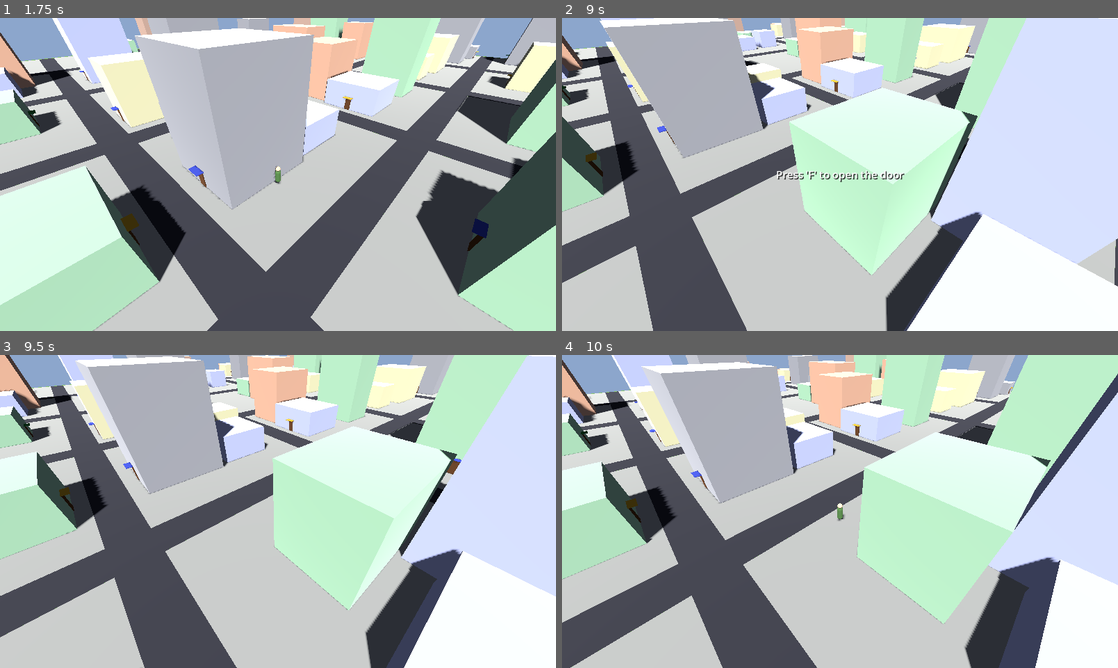
Above: before the commit, frames 1-4 (two rows, left to right).
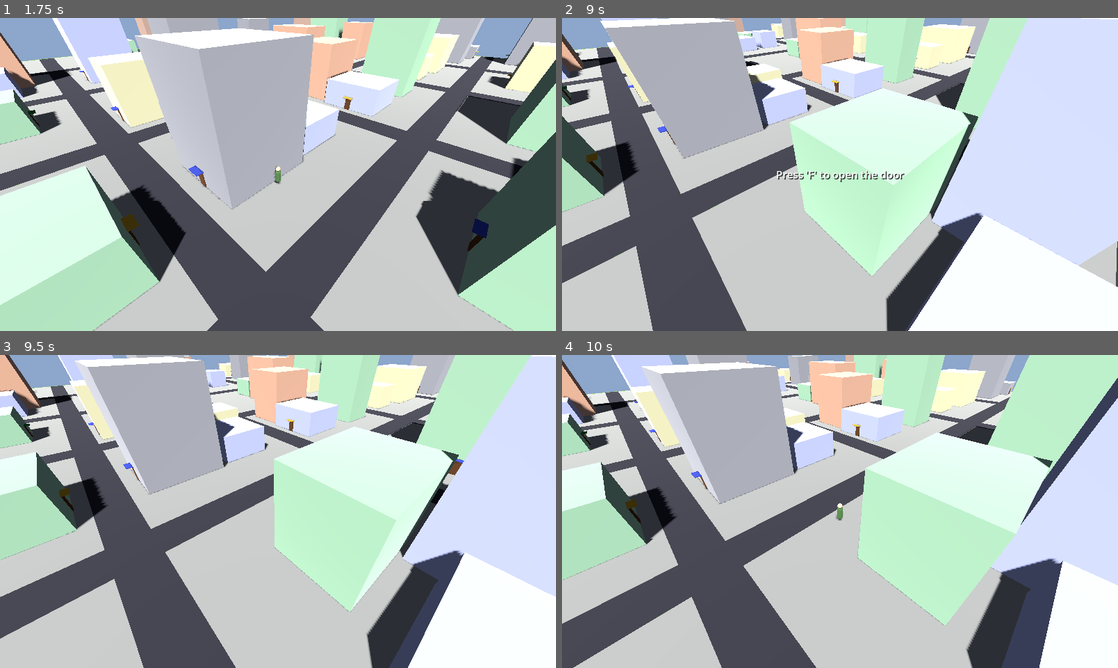
Above: after the commit, the same moments.

Repository: shaoqian2001/vibe-zombie
Game: Godot game, scene res://scenes/Main.tscn
Same seed, same stepped clock (60 frames per second), same inputs: the game is played once before the commit and once after it.
Inputs:
- Up to frame 1 (1.75 s): hold F (interact) 0.53-1.28 s; hold W (move_forward) from 0.53 s (still down); tap Shift (sprint) at 1.35 s
- Up to frame 2 (9 s): release W (move_forward) at 2.03 s; hold F (interact) 2.03-2.78 s; hold A (move_left) 2.03-3.53 s; tap Shift (sprint) every 1.5 s from 2.85 to 8.85 s; hold S (move_backward) 3.53-4.28 s; hold F (interact) 3.53-4.28 s; hold D (move_right) 4.28-5.03 s; hold W (move_forward) 5.03-5.78 s; hold F (interact) 5.03-5.78 s; hold D (move_right) 5.78-8.03 s; hold F (interact) 6.53-7.28 s; hold S (move_backward) 8.03-8.78 s; hold F (interact) 8.03-8.78 s; hold A (move_left) from 8.78 s (still down)
- Up to frame 3 (9.5 s): keep holding A (move_left)
- Up to frame 4 (10 s): release A (move_left) at 9.53 s; hold W (move_forward) from 9.53 s (still down); hold F (interact) from 9.53 s (still down)

Frame 1 is identical in both runs. In frame 2, 2.6% of the frame differs, in the area x 0-100%, y 0-100%; in frame 3, 2.6%; in frame 4, 2.7%.

Commit message:
fix: close door from inside + animated door swing
Bug fix: Closing the door from inside no longer kicks the player out.
The interior stays active, and the player can press F again to re-open
the door and leave. State model changed from _open_building (door must
be open) to _active_building (interior exists, door may be open or closed).

Door animation: Doors now swing open/closed with a 0.4s tween rotation
around a hinge pivot. The door mesh and a collision body are children of
a DoorPivot node positioned at the hinge edge. When the door swings open
(-90deg), the collision clears the doorway. When closed, it blocks it.

https://claude.ai/code/session_01DHWiNhD45CF2HdxzgtBsHD

Diff:
--- a/scripts/main.gd
+++ b/scripts/main.gd
@@ -4,10 +4,10 @@
 ## Wires up the camera → player link, handles player spawn,
 ## and manages seamless building enter / exit transitions.
 ##
-## Press F near a door to open / close it.
+## Press F near a door to open / close it (works from both sides).
 ## When a door is open the player can walk freely in and out.
-## The view switches automatically between exterior and interior
-## based on whether the player is inside the building bounds.
+## Closing the door from inside keeps the player inside.
+## The view switches automatically between exterior and interior.
 
 const BuildingInterior = preload("res://scripts/building_interior.gd")
 
@@ -26,6 +26,8 @@
 	"Diner",
 ]
 
+const DOOR_ANIM_DURATION := 0.4
+
 @onready var player: CharacterBody3D = $Player
 @onready var camera: Camera3D        = $Camera3D
 @onready var world: Node3D           = $World
@@ -35,10 +37,11 @@
 
 # State
 var _nearby_building: Dictionary = {}   # building whose door area the player overlaps
-var _open_building: Dictionary = {}     # building whose door is currently open
-var _current_interior: Node3D = null    # interior node for the open building
-var _player_inside: bool = false        # whether the player is inside the open building
-var _showing_interior: bool = false     # whether we are currently showing interior view
+var _active_building: Dictionary = {}   # building with active interior (door may be open or closed)
+var _current_interior: Node3D = null    # interior node for the active building
+var _player_inside: bool = false        # whether the player is inside the active building
+var _showing_interior: bool = false     # whether we are showing interior view
+var _door_tween: Tween = null           # active door animation tween
 
 func _ready() -> void:
 	var rng := RandomNumberGenerator.new()
@@ -78,7 +81,7 @@
 	_prompt_label.add_theme_color_override("font_shadow_color", Color(0, 0, 0, 0.8))
 	_prompt_label.add_theme_constant_override("shadow_offset_x", 2)
 	_prompt_label.add_theme_constant_override("shadow_offset_y", 2)
-	# True centre of the screen using full-rect anchors
+	# True centre of the screen
 	_prompt_label.anchor_left = 0.0
 	_prompt_label.anchor_top = 0.4
 	_prompt_label.anchor_right = 1.0
@@ -102,8 +105,8 @@
 		else:
 			_prompt_label.text = "Press 'F' to open the door"
 		_prompt_label.visible = true
-	elif _player_inside and not _open_building.is_empty():
-		var btype: int = _open_building.get("type", 0)
+	elif _player_inside and not _active_building.is_empty():
+		var btype: int = _active_building.get("type", 0)
 		var type_name: String = BUILDING_TYPE_NAMES[btype] if btype < BUILDING_TYPE_NAMES.size() else "Building"
 		_prompt_label.text = "Inside: " + type_name
 		_prompt_label.visible = true
@@ -145,27 +148,94 @@
 # ------------------------------------------------------------------
 
 func _open_door(binfo: Dictionary) -> void:
-	# Close any previously open building first
-	if not _open_building.is_empty():
-		_close_door()
+	var need_interior := (_active_building != binfo)
+
+	# Close/cleanup any other active building first
+	if not _active_building.is_empty() and _active_building != binfo:
+		_full_cleanup()
 
 	binfo.door_open = true
-	_open_building = binfo
-
-	# Hide the door panel
-	var door_mi: MeshInstance3D = binfo.door_mesh
-	door_mi.visible = false
+	_active_building = binfo
+
+	# Animate the door open
+	_animate_door(binfo, true)
 
 	# Disable exterior collision — interior walls provide collision instead
-	var building_node: MeshInstance3D = binfo.node
+	_set_exterior_collision(binfo.node, false)
+
+	# Create interior if needed (skip if re-opening same building from inside)
+	if need_interior:
+		_create_interior(binfo)
+
+	# Set initial view based on player position
+	_update_player_inside()
+	if _player_inside:
+		_switch_to_interior_view()
+	else:
+		_switch_to_exterior_view()
+
+# ------------------------------------------------------------------
+# Close door
+# ------------------------------------------------------------------
+
+func _close_door() -> void:
+	if _active_building.is_empty():
+		return
+
+	_active_building.door_open = false
+
+	# Animate the door closed
+	_animate_door(_active_building, false)
+
+	# Re-enable exterior collision
+	_set_exterior_collision(_active_building.node, true)
+
+	if _player_inside:
+		# Player is inside: keep interior, keep active building
+		# They can press F again to re-open and leave
+		pass
+	else:
+		# Player is outside: full cleanup
+		_destroy_interior()
+		var building_node: MeshInstance3D = _active_building.node
+		building_node.visible = true
+		_active_building = {}
+		_showing_interior = false
+
+# ------------------------------------------------------------------
+# Door animation
+# ------------------------------------------------------------------
+
+func _animate_door(binfo: Dictionary, opening: bool) -> void:
+	if _door_tween and _door_tween.is_valid():
+		_door_tween.kill()
+
+	var pivot: Node3D = binfo.door_pivot
+	var base_angle: float = binfo.door_base_angle
+	var target: float
+	if opening:
+		target = base_angle - PI * 0.5
+	else:
+		target = base_angle
+
+	_door_tween = create_tween()
+	_door_tween.tween_property(pivot, "rotation:y", target, DOOR_ANIM_DURATION) \
+		.set_ease(Tween.EASE_IN_OUT).set_trans(Tween.TRANS_QUAD)
+
+# ------------------------------------------------------------------
+# Helpers
+# ------------------------------------------------------------------
+
+func _set_exterior_collision(building_node: MeshInstance3D, enabled: bool) -> void:
 	for child in building_node.get_children():
 		if child is StaticBody3D:
-			child.process_mode = Node.PROCESS_MODE_DISABLED
+			child.process_mode = Node.PROCESS_MODE_INHERIT if enabled else Node.PROCESS_MODE_DISABLED
 			for sub in child.get_children():
 				if sub is CollisionShape3D:
-					(sub as CollisionShape3D).disabled = true
-
-	# Create interior at the building's world position
+					(sub as CollisionShape3D).disabled = not enabled
+
+func _create_interior(binfo: Dictionary) -> void:
+	var building_node: MeshInstance3D = binfo.node
 	var bpos: Vector3 = building_node.position
 	var building_ground := Vector3(bpos.x, 0.0, bpos.z)
 
@@ -175,7 +245,6 @@
 	add_child(_current_interior)
 
 	var facing: Vector3 = binfo.entrance_facing
-	# When entrance faces ±X the interior rotates 90°, so local X↔Z swap.
 	var iw: float = binfo.width
 	var id: float = binfo.depth
 	if absf(facing.x) > 0.5:
@@ -187,45 +256,30 @@
 		building_ground, facing, binfo.color
 	)
 
-	# Set initial view based on player position
-	_update_player_inside()
-	if _player_inside:
-		_switch_to_interior_view()
-	else:
-		_switch_to_exterior_view()
-
-# ------------------------------------------------------------------
-# Close door
-# ------------------------------------------------------------------
-
-func _close_door() -> void:
-	if _open_building.is_empty():
-		return
-
-	_open_building.door_open = false
-
-	# Show the door panel again
-	var door_mi: MeshInstance3D = _open_building.door_mesh
-	door_mi.visible = true
-
-	# Re-enable exterior collision
-	var building_node: MeshInstance3D = _open_building.node
-	for child in building_node.get_children():
-		if child is StaticBody3D:
-			child.process_mode = Node.PROCESS_MODE_INHERIT
-			for sub in child.get_children():
-				if sub is CollisionShape3D:
-					(sub as CollisionShape3D).disabled = false
-
-	# Make sure exterior is visible
-	building_node.visible = true
-
-	# Remove interior
+func _destroy_interior() -> void:
 	if _current_interior:
 		_current_interior.queue_free()
 		_current_interior = null
 
-	_open_building = {}
+func _full_cleanup() -> void:
+	if _active_building.is_empty():
+		return
+
+	# Close door if open
+	if _active_building.door_open:
+		_active_building.door_open = false
+		var pivot: Node3D = _active_building.door_pivot
+		var base_angle: float = _active_building.door_base_angle
+		pivot.rotation.y = base_angle
+
+	# Re-enable exterior collision
+	_set_exterior_collision(_active_building.node, true)
+
+	# Restore exterior visibility
+	_active_building.node.visible = true
+
+	_destroy_interior()
+	_active_building = {}
 	_player_inside = false
 	_showing_interior = false
 
@@ -234,27 +288,28 @@
 # ------------------------------------------------------------------
 
 func _update_player_inside() -> void:
-	if _open_building.is_empty():
+	if _active_building.is_empty():
 		if _player_inside:
 			_player_inside = false
 			_showing_interior = false
 		return
 
-	var bpos: Vector3 = _open_building.node.position
-	var hw: float = _open_building.width * 0.5
-	var hd: float = _open_building.depth * 0.5
+	var bpos: Vector3 = _active_building.node.position
+	var hw: float = _active_building.width * 0.5
+	var hd: float = _active_building.depth * 0.5
 	var px: float = player.global_position.x
 	var pz: float = player.global_position.z
 	var now_inside := (px > bpos.x - hw and px < bpos.x + hw
 		and pz > bpos.z - hd and pz < bpos.z + hd)
 
-	# Detect transition
 	if now_inside and not _player_inside:
 		_player_inside = true
-		_switch_to_interior_view()
+		if _active_building.door_open:
+			_switch_to_interior_view()
 	elif not now_inside and _player_inside:
 		_player_inside = false
-		_switch_to_exterior_view()
+		if _active_building.door_open:
+			_switch_to_exterior_view()
 
 # ------------------------------------------------------------------
 # View switching
@@ -264,8 +319,7 @@
 	if _showing_interior:
 		return
 	_showing_interior = true
-	# Hide exterior, show interior
-	var building_node: MeshInstance3D = _open_building.node
+	var building_node: MeshInstance3D = _active_building.node
 	building_node.visible = false
 	if _current_interior:
 		_current_interior.visible = true
@@ -274,12 +328,9 @@
 	if not _showing_interior:
 		return
 	_showing_interior = false
-	# Show exterior, hide interior (collision from interior walls stays active)
-	var building_node: MeshInstance3D = _open_building.node
+	var building_node: MeshInstance3D = _active_building.node
 	building_node.visible = true
-	# Keep door hidden since it's open
-	var door_mi: MeshInstance3D = _open_building.door_mesh
-	door_mi.visible = false
+	# Keep door mesh hidden (it's part of the pivot, not the exterior)
 	if _current_interior:
 		_current_interior.visible = false
 
@@ -290,12 +341,10 @@
 func _update_interior_wall_visibility() -> void:
 	if not _showing_interior or _current_interior == null:
 		return
-	# Camera direction in world space (from player toward camera)
 	var cam_dir := camera.global_position - player.global_position
 	cam_dir.y = 0.0
 	if cam_dir.length_squared() < 0.001:
 		return
 	cam_dir = cam_dir.normalized()
-	# Transform to interior local space
 	var local_dir := _current_interior.global_transform.basis.inverse() * cam_dir
 	_current_interior.update_wall_visibility(local_dir)
--- a/scripts/world.gd
+++ b/scripts/world.gd
@@ -215,7 +215,7 @@
 	var entrance_pos := _compute_entrance_position(pos, w, h, d, entrance_dir)
 
 	# --- Create visual door ---
-	var door_mi := _create_door(entrance_pos, entrance_dir, color)
+	var door_info := _create_door(entrance_pos, entrance_dir, color)
 
 	# --- Create entrance trigger area ---
 	var entrance_area := _create_entrance_area(entrance_pos, entrance_dir)
@@ -223,7 +223,8 @@
 	# Store building info for the main scene to use
 	buildings.append({
 		node = mi,
-		door_mesh = door_mi,
+		door_pivot = door_info.pivot,
+		door_base_angle = door_info.base_angle,
 		entrance_area = entrance_area,
 		type = btype,
 		width = w,
@@ -265,41 +266,52 @@
 	else:
 		return Vector3(pos.x, ground_y, pos.z + facing.z * d * 0.5)
 
-func _create_door(entrance_pos: Vector3, facing: Vector3, building_color: Color) -> MeshInstance3D:
+func _create_door(entrance_pos: Vector3, facing: Vector3, building_color: Color) -> Dictionary:
 	var door_w := 1.0
 	var door_h := 2.0
 
-	# Door panel (slightly in front of the wall)
+	# --- Pivot at hinge edge (right side when viewed from outside) ---
+	var hinge_offset := Vector3.UP.cross(facing) * (door_w * 0.5)
+	var pivot := Node3D.new()
+	pivot.name = "DoorPivot"
+	pivot.position = entrance_pos + hinge_offset + Vector3(facing.x * 0.05, 0.0, facing.z * 0.05)
+	var base_angle := atan2(facing.x, facing.z)
+	pivot.rotation.y = base_angle
+	add_child(pivot)
+
+	# --- Door mesh (child of pivot, offset so hinge edge aligns with pivot origin) ---
 	var door_mat := StandardMaterial3D.new()
 	door_mat.albedo_color = DOOR_COLOR
-
-	var door_mesh := BoxMesh.new()
+	var dmesh := BoxMesh.new()
+	dmesh.size = Vector3(door_w, door_h, 0.08)
+	dmesh.material = door_mat
 	var door_mi := MeshInstance3D.new()
-
-	if facing.x != 0:
-		door_mesh.size = Vector3(0.08, door_h, door_w)
-	else:
-		door_mesh.size = Vector3(door_w, door_h, 0.08)
-
-	door_mesh.material = door_mat
-	door_mi.mesh = door_mesh
+	door_mi.mesh = dmesh
 	door_mi.name = "Door"
-	door_mi.position = entrance_pos + Vector3(facing.x * 0.05, door_h * 0.5, facing.z * 0.05)
-	add_child(door_mi)
-
-	# Awning / canopy above the door
+	door_mi.position = Vector3(-door_w * 0.5, door_h * 0.5, 0.0)
+	pivot.add_child(door_mi)
+
+	# --- Door collision (child of pivot, moves with animation) ---
+	var door_body := StaticBody3D.new()
+	door_body.name = "DoorBody"
+	var door_col := CollisionShape3D.new()
+	var door_col_shape := BoxShape3D.new()
+	door_col_shape.size = Vector3(door_w, door_h, 0.15)
+	door_col.shape = door_col_shape
+	door_body.position = Vector3(-door_w * 0.5, door_h * 0.5, 0.0)
+	door_body.add_child(door_col)
+	pivot.add_child(door_body)
+
+	# --- Awning / canopy above the door (not part of pivot) ---
 	var awning_color: Color = AWNING_COLORS[_rng.randi() % AWNING_COLORS.size()]
 	var awning_mat := StandardMaterial3D.new()
 	awning_mat.albedo_color = awning_color
-
 	var awning_mesh := BoxMesh.new()
 	var awning_mi := MeshInstance3D.new()
-
 	if facing.x != 0:
 		awning_mesh.size = Vector3(0.8, 0.08, door_w + 0.6)
 	else:
 		awning_mesh.size = Vector3(door_w + 0.6, 0.08, 0.8)
-
 	awning_mesh.material = awning_mat
 	awning_mi.mesh = awning_mesh
 	awning_mi.position = entrance_pos + Vector3(
@@ -309,7 +321,7 @@
 	)
 	add_child(awning_mi)
 
-	return door_mi
+	return {pivot = pivot, base_angle = base_angle}
 
 func _create_entrance_area(entrance_pos: Vector3, facing: Vector3) -> Area3D:
 	var area := Area3D.new()
